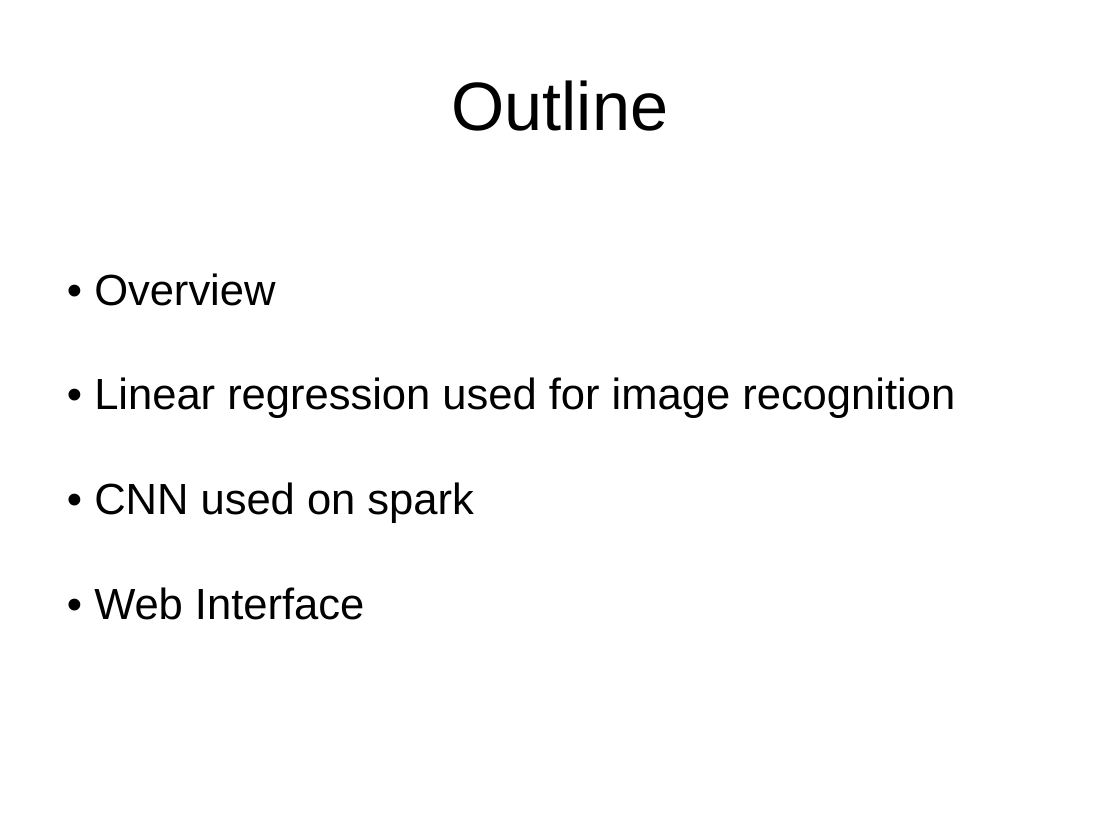
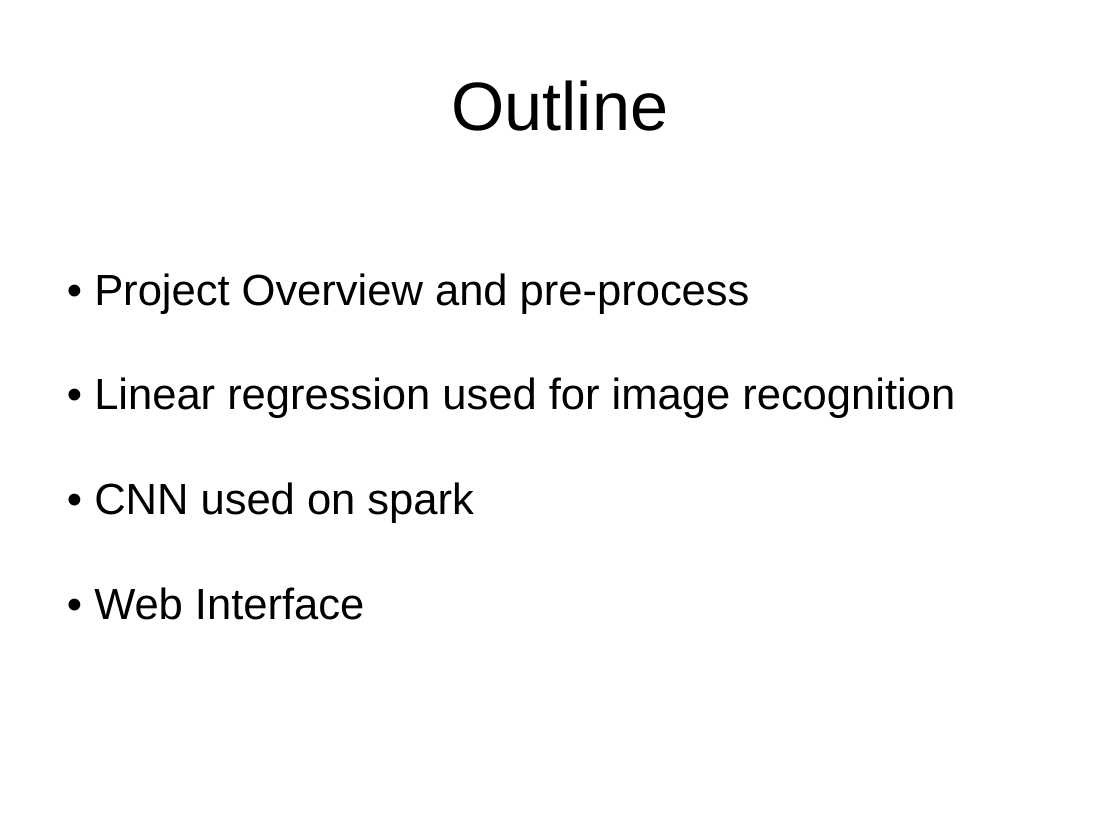
Before and after one commit to wonderjeo/Spark_DL4J, a slide deck: slide 2 of cloud_version5.ppt. Drawn at 1120x840 pixels with LibreOffice and Linux fonts; fonts in the diff are those of the drawing; background and template pictures are left out. Boxes give left, top, right and bottom in pixels: in the first picture for what was removed or moved away, otherwise in the second. Text is boxed around its words. In the diff, an @@ line names an element or a change of style, - is before the commit and + after.

```diff
--- a/cloud_version5.ppt
+++ b/cloud_version5.ppt
@@ text at box(94, 273, 750, 314): text changed @@
-• Overview
+• Project Overview and pre-process
```
Also in this commit, not shown: 2 slides added.
